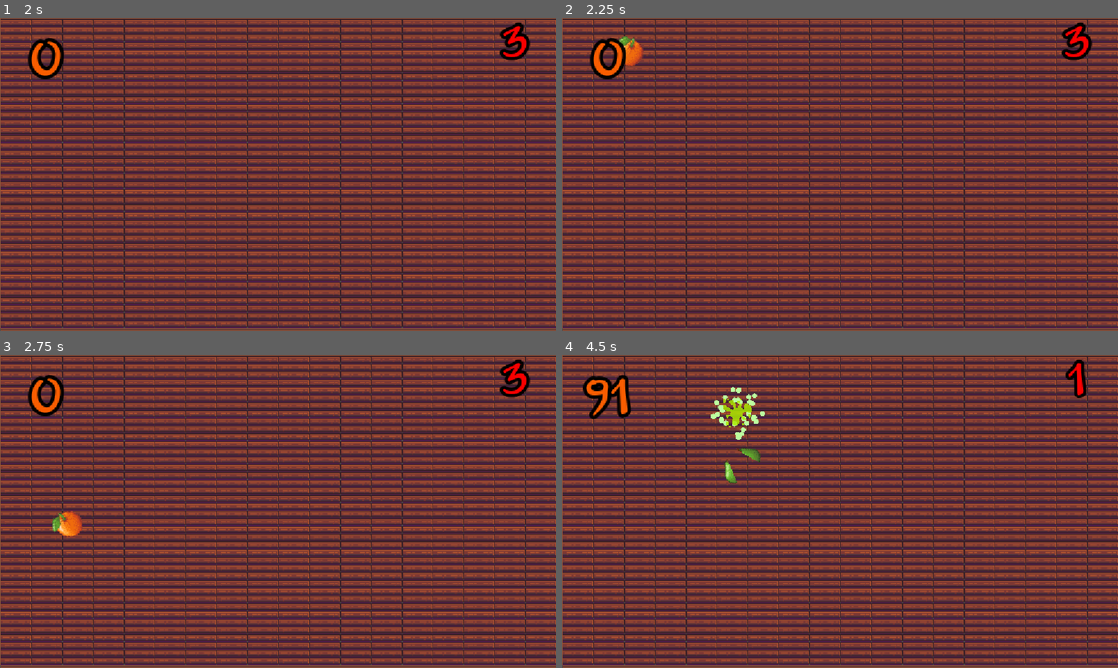
Above: before the commit, frames 1-4 (two rows, left to right).
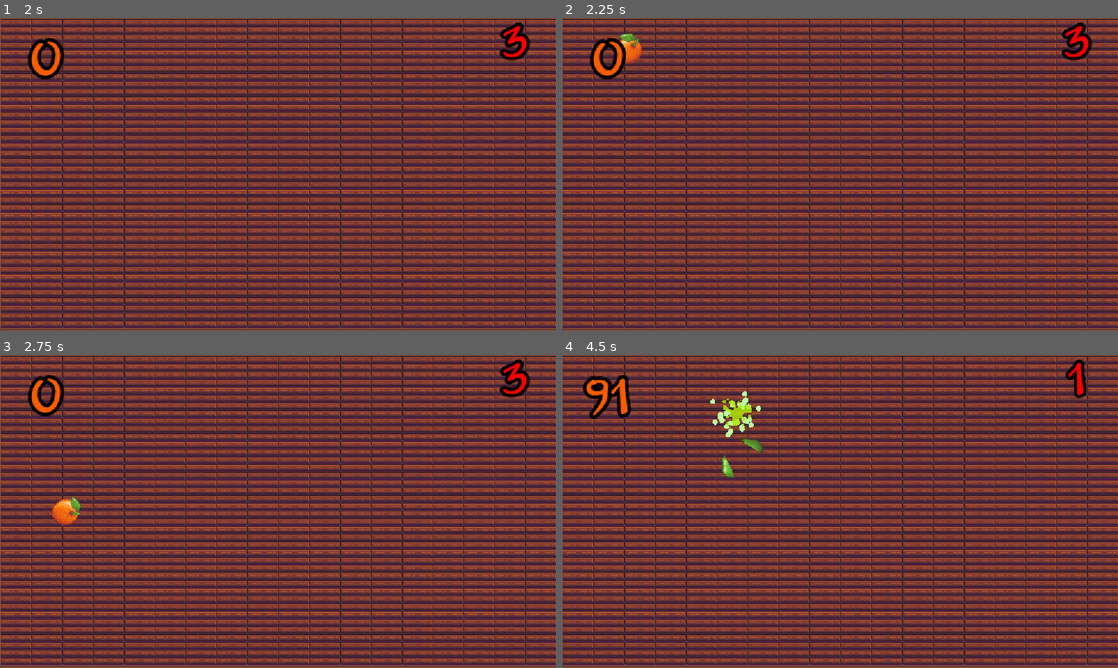
Above: after the commit, the same moments.

Repository: GiuseppeSalvatore-Celauro/Clone-Fruit_ninja
Game: Godot game, scene res://scene/starting_menu.tscn
The game is run twice, just before and just after one commit, with the same random seed, the same clock (stepped at 60 frames per second) and the same inputs. Sound files missing from this copy of the repository are replaced by a short silence.
Inputs (mouse positions are in pixels of both pictures, inside the frame that each line leads up to):
- Up to frame 1 (2 s): click "Start" at 0.5 s; move the mouse to (250, 237) at 1.27 s; press the mouse at (250, 237) at 1.28 s
- Up to frame 2 (2.25 s): tap Enter at 2 s; move the mouse to (1006, 221) at 2.02 s; release the mouse at (1006, 221) at 2.03 s; click (1006, 221) at 2.1 s
- Up to frame 3 (2.75 s): no input
- Up to frame 4 (4.5 s): move the mouse to (673, 464) at 2.77 s; press the mouse at (673, 464) at 2.78 s; move the mouse to (867, 511) at 3.52 s; release the mouse at (867, 511) at 3.53 s; click (867, 511) at 3.6 s; move the mouse to (756, 433) at 4.27 s; press the mouse at (756, 433) at 4.28 s

Frame 1 is identical in both runs. In frame 2, 0.2% of the frame differs, in the area x 10-15%, y 4-16%; in frame 3, 0.5%; in frame 4, 0.8%, in the area x 26-37%, y 10-42%.

Commit message:
ÃÃBug Fixing e pulizia del codice varia

Diff:
--- a/resourses/fruit_particles.tscn
+++ b/resourses/fruit_particles.tscn
@@ -1,14 +1,10 @@
-[gd_scene load_steps=7 format=3 uid="uid://cks7mljflhc4j"]
+[gd_scene load_steps=6 format=3 uid="uid://cks7mljflhc4j"]
 
 [ext_resource type="Script" uid="uid://c8ybol71a6yp8" path="res://scripts/fruit_particles.gd" id="1_558kj"]
 [ext_resource type="Texture2D" uid="uid://tumeyn8ixbqo" path="res://assets/misc/cerchio.png" id="1_opcvt"]
 [ext_resource type="Texture2D" uid="uid://bg87l8w5kvyr4" path="res://assets/misc/vecteezy_beautiful-colour-paint-splashes-set-of-paint-splashes_9372330.png" id="2_558kj"]
 
 [sub_resource type="Curve" id="Curve_4uq3x"]
-_data = [Vector2(0.16455695, 1), 0.0, 0.0, 0, 0, Vector2(0.83966243, 0.6966293), -1.8435609, -1.8435609, 0, 0, Vector2(0.9915612, 0.28089893), -0.2754746, 0.0, 0, 0]
-point_count = 3
-
-[sub_resource type="Curve" id="Curve_qiwki"]
 _data = [Vector2(0.16455695, 1), 0.0, 0.0, 0, 0, Vector2(0.83966243, 0.6966293), -1.8435609, -1.8435609, 0, 0, Vector2(0.9915612, 0.28089893), -0.2754746, 0.0, 0, 0]
 point_count = 3
 
@@ -36,20 +32,6 @@
 scale_amount_max = 0.15
 scale_amount_curve = SubResource("Curve_4uq3x")
 
-[node name="FruitDrip" type="CPUParticles2D" parent="."]
-visible = false
-position = Vector2(0, 84)
-emitting = false
-texture = ExtResource("1_opcvt")
-lifetime = 0.5
-one_shot = true
-emission_shape = 1
-emission_sphere_radius = 5.0
-gravity = Vector2(0, 2000)
-scale_amount_min = 0.15
-scale_amount_max = 0.15
-scale_amount_curve = SubResource("Curve_qiwki")
-
 [node name="FruitSketch" type="CPUParticles2D" parent="."]
 position = Vector2(0, 168)
 emitting = false
@@ -61,4 +43,5 @@
 scale_amount_max = 0.01
 scale_amount_curve = SubResource("Curve_swg00")
 
+[connection signal="finished" from="FruitExplosion" to="." method="_on_fruit_explosion_finished"]
 [connection signal="finished" from="FruitSketch" to="." method="_on_fruit_sketch_finished"]
--- a/resourses/player.tscn
+++ b/resourses/player.tscn
@@ -14,7 +14,6 @@
 disabled = true
 
 [node name="SlicingLine" type="Line2D" parent="."]
-points = PackedVector2Array(80, -13)
 width = 2.0
 
 [connection signal="area_entered" from="." to="." method="_on_area_entered"]
--- a/scene/main.tscn
+++ b/scene/main.tscn
@@ -115,6 +115,7 @@
 script = ExtResource("1_72qrf")
 fruit_scenes = Array[PackedScene]([ExtResource("2_qt0it"), ExtResource("3_ofrm6"), ExtResource("4_kppq5"), ExtResource("5_masfp"), ExtResource("6_uhsqs"), ExtResource("7_y6crx")])
 fruit_particles = ExtResource("8_hybxs")
+player_points = 90
 
 [node name="TileMapLayer" type="TileMapLayer" parent="."]
 tile_map_data = PackedByteArray("AAAAAAAAAQAGAAEAAAAAAAEAAQAGAAEAAAABAAAAAQAHAAEAAAABAAEAAQAHAAEAAAACAAAAAQAGAAEAAAACAA …(13248 unchanged characters)…
@@ -128,7 +129,7 @@
 
 [node name="Timer" type="Timer" parent="."]
 
-[node name="points_ui" parent="." instance=ExtResource("5_oduwx")]
+[node name="PlayerPoints" parent="." instance=ExtResource("5_oduwx")]
 top_level = true
 anchors_preset = 0
 anchor_right = 0.0
--- a/scripts/fruit.gd
+++ b/scripts/fruit.gd
@@ -9,9 +9,6 @@
 @onready var left_side: Sprite2D = $Container/LeftSide
 @onready var right_side: Sprite2D = $Container/RightSide
 @onready var full_fruit_collision: CollisionShape2D = $CollisionShape2D
-@onready var speed_multiplayer:int  = 1
-@onready var full_rotation:int  = 360
-@onready var gravity:int  = randi_range(min_falling_speed, max_falling_speed)
 @onready var fruit_slicing: AudioStreamPlayer2D = $FruitSlice
 
 
@@ -20,11 +17,22 @@
 @export var max_falling_speed: int = 500
 @export var color: String = '#fff'
 
-var random_rotation: int =  randi_range(0, 1)
-var is_hitted: bool = false
-@onready var random_postion_after_cut: int = randi_range(45, 105)
-@onready var viewport_y = (get_viewport().size.y / 2) + 10
+var random_rotation: int
+var is_hitted: bool
+var speed_multiplayer:int
+var full_rotation:int
+var gravity:int
+var random_postion_after_cut: int
+var viewport_y: int
 
+func _ready() -> void:
+	random_rotation =  randi_range(0, 1)
+	is_hitted = false
+	speed_multiplayer = 1
+	full_rotation = 360
+	gravity = randi_range(min_falling_speed, max_falling_speed)
+	random_postion_after_cut = randi_range(45, 105)
+	viewport_y = (get_viewport().size.y / 2) + 10
 
 func _process(delta: float) -> void:
 	fruit_rotation(delta, container)
@@ -69,7 +77,7 @@
 		item.rotate(delta * -2)
 
 func _on_area_entered(area: Area2D) -> void:
-	if area.name == "Player":
+	if area.name == "Player" and not is_hitted:
 		fruit_slicing.play()
 		emit_signal('emit_fruit_recive_hit', color, fruit.position)
 		fruit_dmg = 0
--- a/scripts/fruit_particles.gd
+++ b/scripts/fruit_particles.gd
@@ -17,6 +17,3 @@
 	node.color = color
 	node.global_position = _position
 	node.emitting = true
-
-func _on_fruit_sketch_finished() -> void:
-	queue_free()
--- a/scripts/life_points.gd
+++ b/scripts/life_points.gd
@@ -1,6 +1,5 @@
 extends Panel
 
-@onready var life_points: Sprite2D = $LifePointsSprite
 @onready var root: Node2D = $".."
 @onready var dmg_taken: AudioStreamPlayer2D = $DmgTakenSound
 @onready var points_counter: Label = $PointsCounter
--- a/scripts/main.gd
+++ b/scripts/main.gd
@@ -5,14 +5,18 @@
 signal emit_particels_input
 @onready var tile_map_layer: TileMapLayer = $TileMapLayer
 @onready var timer: Timer = $Timer
-@onready var min_range_value: int = 10
 @onready var player: Area2D = $Player
 @onready var points_ui: Panel = $PlayerPoints
 @onready var main_music: AudioStreamPlayer2D = $MainMusic
+@onready var root: Node = $"."
 
 @export var fruit_scenes: Array[PackedScene]
 @export var fruit_particles: PackedScene
 @export var player_life: int = 3
+@export var player_points: int = 0
+
+@onready var min_range_value: int = 10
+var new_fruit: Fruit
 
 func _ready():
 	main_music.play()
@@ -25,26 +29,49 @@
 	return number
 
 func _on_timer_timeout() -> void:
-	var new_fruit: Fruit = fruit_scenes.pick_random().instantiate()
+	if not is_inside_tree():
+		return
+
+	var scene: PackedScene = fruit_scenes.pick_random()
+	if scene == null:
+		return
+
+	new_fruit = scene.instantiate()
 	new_fruit_handler(new_fruit)
+
 	new_fruit.connect("emit_fruit_dmg", recive_fruit_dmg)
 	new_fruit.connect("emit_fruit_recive_hit", recive_fruit_recived_hit)
 
-func new_fruit_handler(new_fruit: Fruit)->void:
+func new_fruit_handler(_new_fruit: Fruit)->void:
 	var x_position: float = random() / 2
-	new_fruit.position.x = x_position
-	new_fruit.position.y = 0
-	add_child(new_fruit)
+	_new_fruit.position.x = x_position
+	_new_fruit.position.y = 0
+	add_child(_new_fruit)
 
 func recive_player_points(points: int) -> void:
-	emit_signal("emit_player_points_to_ui", points)
+	player_points += points
+	if not player_points == 99:
+		emit_signal("emit_player_points_to_ui", player_points)
+		return
+
+	stop_timer()
+
+	save_manager.data.score += player_points
+	save_manager.save_game()
+
+	if is_instance_valid(new_fruit):
+		new_fruit.call_deferred("queue_free")
+
+	get_tree().call_deferred(
+		"change_scene_to_file",
+		"res://scene/starting_menu.tscn"
+	)
 
 func recive_fruit_dmg(dmg: int) ->void:
 	player_life -= dmg
 	if player_life == 0:
 		get_tree().paused = true
 	emit_signal("emit_player_hp_to_ui",	player_life)
-
 
 func _on_main_music_finished() -> void:
 	main_music.play()
@@ -53,3 +80,7 @@
 	var new_fruit_particles: FruitParticles = fruit_particles.instantiate()
 	add_child(new_fruit_particles)
 	emit_signal("emit_particels_input", color, _position)
+
+func stop_timer()-> void:
+	if is_instance_valid(timer):
+		timer.stop()
--- a/scripts/player_related.gd
+++ b/scripts/player_related.gd
@@ -2,18 +2,17 @@
 
 @onready var player: Area2D = $"."
 @onready var collision: CollisionShape2D = $CollisionShape2D
-@onready var timer: Timer = $Timer
 @onready var slicing_line: Line2D = $SlicingLine
 @onready var starting_mouse_position: Vector2 = Vector2()
 
 var start_point : Vector2
-var points: int = 90
 var max_amount_of_point: int = 8
 var is_sound_plaing:bool = false
+var old_fruit: Area2D = null
 
 signal player_points
 
-func _process(delta: float) -> void:
+func _process(_delta: float) -> void:
 	var current_mouse_postion: Vector2 = get_global_mouse_position()
 	collision.global_position = current_mouse_postion
 
@@ -25,9 +24,8 @@
 		if current_mouse_postion.distance_to(starting_mouse_position) > 0.1:
 			slicing_line.add_point(current_mouse_postion)
 
-		if slicing_line.get_point_count() > max_amount_of_point:
+		while(slicing_line.get_point_count() > max_amount_of_point):
 			slicing_line.remove_point(0)
-
 
 	if Input.is_action_just_released("click"):
 		while (slicing_line.get_point_count() > 0):
@@ -38,5 +36,6 @@
 
 
 func _on_area_entered(area: Area2D) -> void:
-	points += 1
-	emit_signal("player_points", points)
+	if not old_fruit == area:
+		old_fruit = area
+		emit_signal("player_points", 1)
--- a/scripts/points_ui.gd
+++ b/scripts/points_ui.gd
@@ -11,7 +11,3 @@
 
 func change_point_shape(player_points: int) -> void:
 	points_counter.text = str(player_points)
-	if player_points == 99:
-		save_manager.data.score += player_points
-		save_manager.save_game()
-		get_tree().change_scene_to_file('res://scene/starting_menu.tscn')
Not shown, removed: scene/main.tscn17592680231.tmp
Not shown, removed: scene/main.tscn17924395104.tmp
Not shown, removed: scene/main.tscn18266477005.tmp
